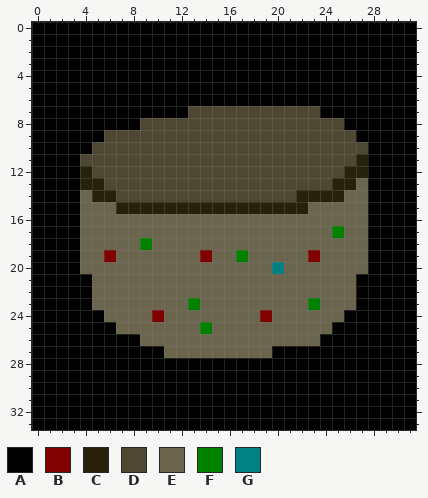
Pixel-art sprite: game/texture/wand/ricecooker_flat.png. The first picture shows the starting point.
The file is 32x34 pixels. Colours within 5 levels of each other are drawn and written as one.
Palette (. is transparent): A #000000  B #810000  C #27210c  D #4e4833  E #6c654e  F #008100  G #008181
Once edited:
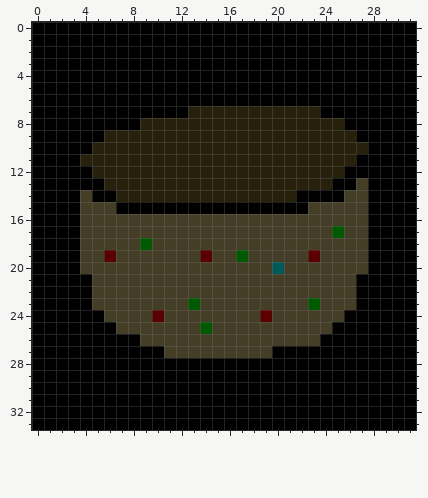
Difference:
Colour B changes from #810000 to #5a0000.
Colour E changes from #6c654e to #453e27.
Colour F changes from #008100 to #005a00.
Colour G changes from #008181 to #005a5a.
The author changed colour C to colour A in row 11 at x 27; in row 12 at x 4 and 26 to 27; in row 13 at x 4 to 5 and 25 to 26; in row 14 at x 5 to 6 and 22 to 25; in row 15 at x 7 to 22.
The author changed colour D to colour C in row 7 at x 13 to 23; in row 8 at x 9 to 25; in row 9 at x 6 to 26; in row 10 at x 5 to 27; in row 11 at x 4 to 26; in row 12 at x 5 to 25.
The author changed colour D to colour C in row 13 at x 6 to 24; in row 14 at x 7 to 21.
Where, in picture pixels (left, top, right, bottom), the same in both pictures:
changed: (80, 106, 368, 358)
